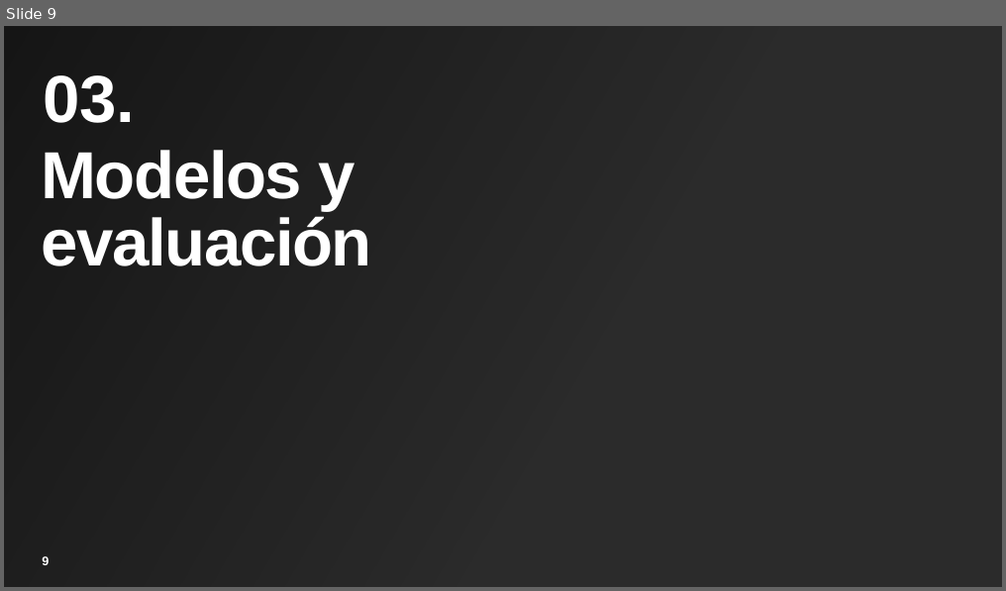
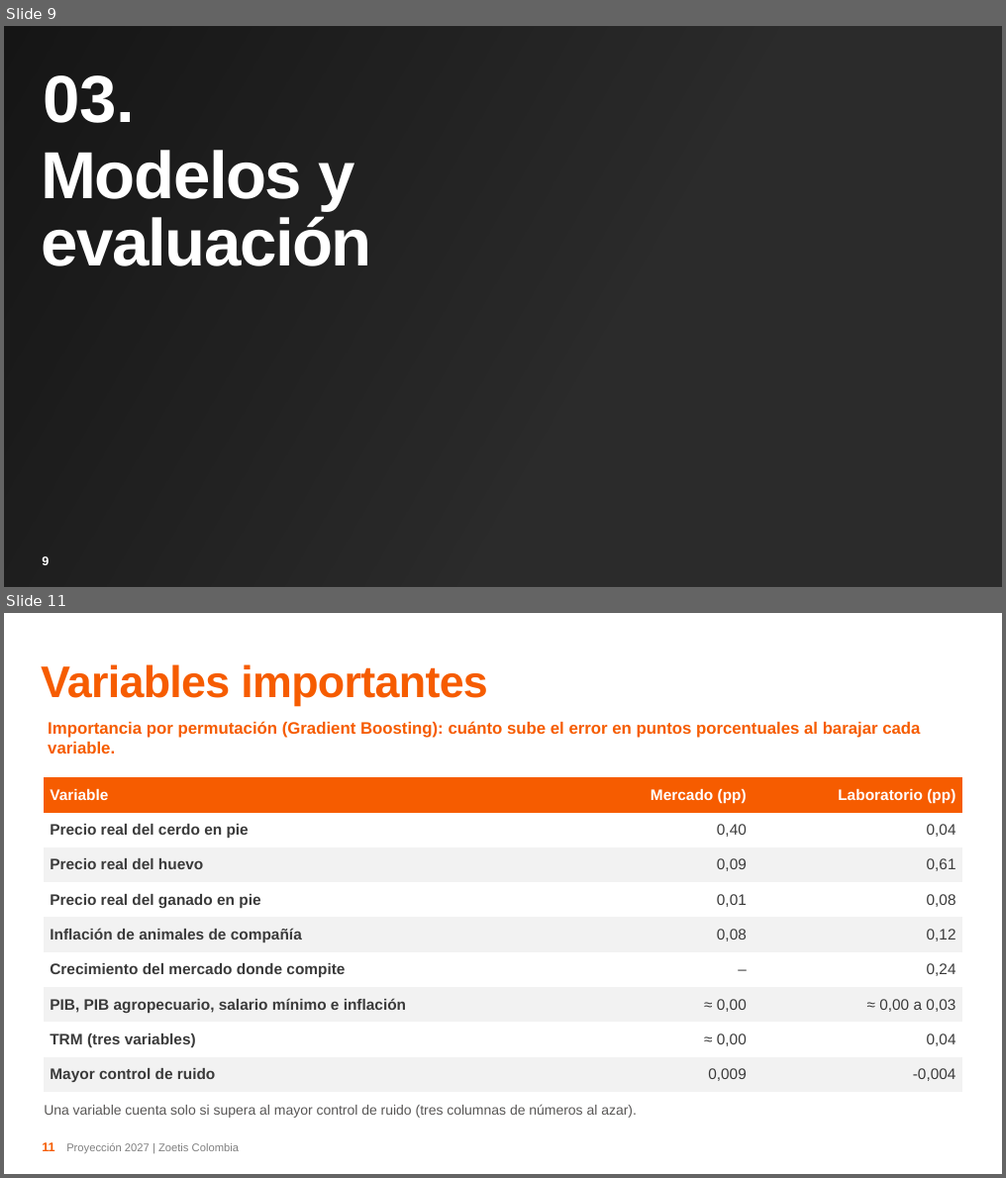
Before and after one commit to jkcuellarc-del/MercadoFarma, a slide deck: presentacion/Sustentacion_Proyeccion_2027_Zoetis_Colombia.pptx. Shown one above the other, each under a label of ours: slide 9 before the commit, slides 9 and 11 after it; the slides between them are not shown. The pictures are 1006x591 and 1006x1178 pixels, drawn with LibreOffice and Linux fonts; fonts in the diff are those of the drawing; background and template pictures are left out; a plain dark background stands for a picture behind light text. Boxes give left, top, right and bottom in pixels: in the first picture for what was removed or moved away, otherwise in the second. Text is boxed around its words. In the diff, an @@ line names an element or a change of style, - is before the commit and + after.

```diff
--- a/presentacion/Sustentacion_Proyeccion_2027_Zoetis_Colombia.pptx
+++ b/presentacion/Sustentacion_Proyeccion_2027_Zoetis_Colombia.pptx
@@ slide 11 added at bbox=[4, 613, 1002, 1174], background #FFFFFF @@
@@ title added at bbox=[41, 664, 487, 706], 32 pt, text #F65C00, bold @@
+Variables importantes
@@ text added at bbox=[48, 721, 920, 754], 12 pt, text #F65C00, bold @@
+Importancia por permutación (Gradient Boosting): cuánto sube el error en puntos porcentuales al barajar cada variable.
@@ table added at bbox=[44, 777, 962, 1092], 9 rows, 3 columns @@
+Variable | Mercado (pp) | Laboratorio (pp)
+Precio real del cerdo en pie | 0,40 | 0,04
+Precio real del huevo | 0,09 | 0,61
+Precio real del ganado en pie | 0,01 | 0,08
+Inflación de animales de compañía | 0,08 | 0,12
+Crecimiento del mercado donde compite | – | 0,24
+PIB, PIB agropecuario, salario mínimo e inflación | ≈ 0,00 | ≈ 0,00 a 0,03
+TRM (tres variables) | ≈ 0,00 | 0,04
+Mayor control de ruido | 0,009 | -0,004
@@ text added at bbox=[44, 1104, 637, 1118], 10 pt, text #595756 @@
+Una variable cuenta solo si supera al mayor control de ruido (tres columnas de números al azar).
@@ page number added at bbox=[42, 1143, 54, 1152], 9 pt, text #F65C00, bold @@
+11
@@ text added at bbox=[66, 1144, 239, 1154], 8 pt, text #808080 @@
+Proyección 2027 | Zoetis Colombia
```
Also in this commit, not shown: 4 slides changed, 1 other slide added, 12 other files.
